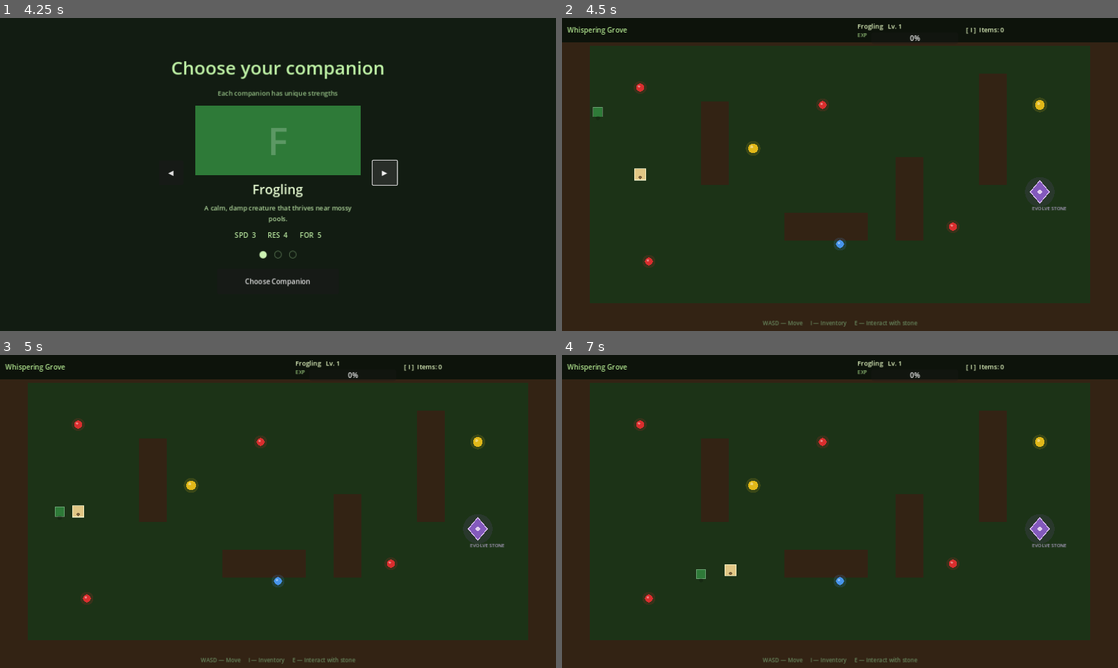
Above: before the commit, frames 1-4 (two rows, left to right).
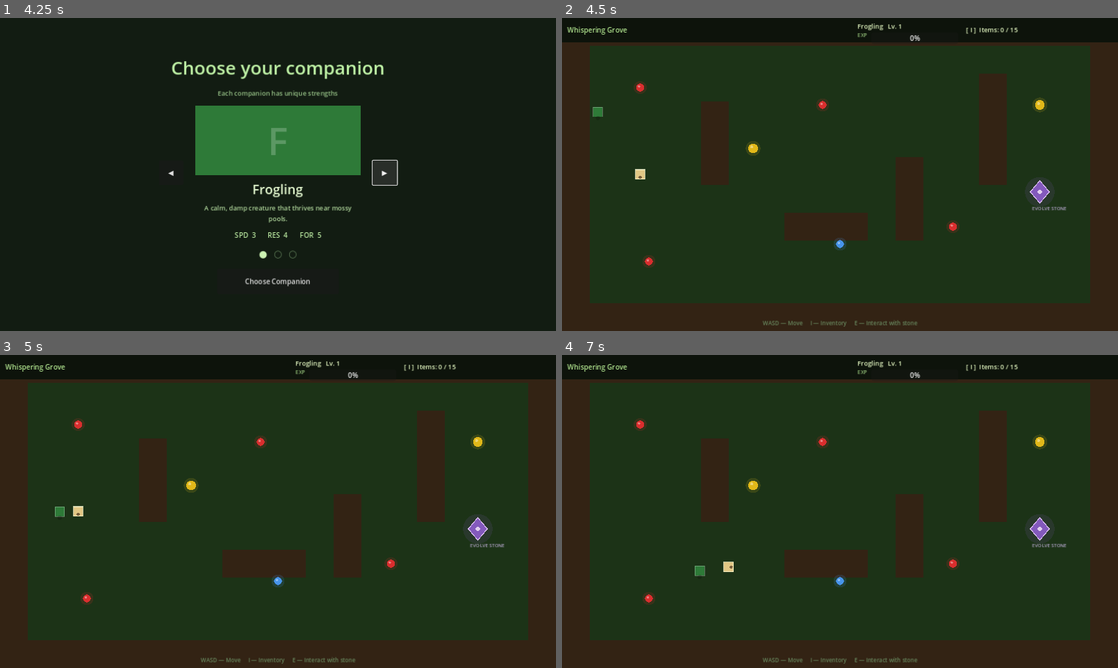
Above: after the commit, the same moments.

Repository: humoodkattaf1-sys/news-bot
Game: Godot game, scene res://scenes/TitleScene.tscn
Two runs of this game, one before a commit and one after it. Both use one fixed random seed, a clock stepped at 60 frames per second and the inputs below.
Inputs (mouse positions are in pixels of both pictures, inside the frame that each line leads up to):
- Up to frame 1 (4.25 s): click "New Game" at 0.5 s; click (278, 224) at 1.27 s; type "Alex" at 1.35 s; click "Begin →" at 2 s; click "◀" at 2.75 s; click "▶" at 3.5 s
- Up to frame 2 (4.5 s): click "Choose Companion" at 4.25 s
- Up to frame 3 (5 s): no input
- Up to frame 4 (7 s): tap Enter (confirm) at 5, 5.85 s; hold D (move_right) 5.03-5.78 s; hold Enter (confirm) 5.03-5.78 s; hold S (move_down) 5.78-6.53 s; hold D (move_right) from 6.53 s (still down); hold Enter (confirm) from 6.53 s (still down)

Frame 1 is identical in both runs. In frame 2, less than 0.1% of the frame differs, in the area x 13-82%, y 3-52%; in frame 3, less than 0.1%; in frame 4, 0.2%, in the area x 23-82%, y 3-72%.

Commit message:
Implement protagonist growth system (Child → Teen milestone)
Growth stages are defined in data/growth_stages.json with three levels
(Child/Teen/Young Adult). Each stage carries speed, carry_capacity,
clothing_slots, and draw_size values. GrowthSystem.gd exposes typed
accessors so any system can query the current player stats without
hardcoding values.

Player.gd now reads speed and draw_size from GrowthSystem on every frame,
so the protagonist is visibly larger and faster after each milestone. The
direction dot scales with body size. queue_redraw() fires on direction
change to keep the visual current.

story_event_1 now sets advances_player_age: true, triggering the
Child → Teen transition after the creature's first evolution. The
dialogue was updated to set up the growth reveal narratively.

StoryScene was rebuilt from scratch: apply_rewards() is now called (fixing
a bug where clothing unlocks and age advancement were silently skipped);
a guard prevents double-application on repeated loads. After the last
dialogue line, if age advanced, a GrowthPanel replaces the dialogue box
showing "Child → Teen" in gold, plus a delta summary of what improved
(Move +30 · Bag +5 · Clothing slot unlocked). Pressing confirm routes
to the end screen as before.

ExploreScene items label now shows "Items: N / capacity" so players can
see their carry limit grow with each milestone.

https://claude.ai/code/session_01L2e11aX1RgKKY6waKZuC6D

Diff:
--- /dev/null
+++ b/game/data/growth_stages.json
@@ -0,0 +1,29 @@
+[
+  {
+    "id": "child",
+    "stage": 0,
+    "display_name": "Child",
+    "speed": 170,
+    "carry_capacity": 15,
+    "clothing_slots": 1,
+    "draw_size": 22
+  },
+  {
+    "id": "teen",
+    "stage": 1,
+    "display_name": "Teen",
+    "speed": 200,
+    "carry_capacity": 20,
+    "clothing_slots": 2,
+    "draw_size": 27
+  },
+  {
+    "id": "young_adult",
+    "stage": 2,
+    "display_name": "Young Adult",
+    "speed": 215,
+    "carry_capacity": 25,
+    "clothing_slots": 2,
+    "draw_size": 32
+  }
+]
--- a/game/data/story_events.json
+++ b/game/data/story_events.json
@@ -8,13 +8,13 @@
       "The Grove stirs. The trees lean inward.",
       "An elder figure emerges from the mist.",
       "\"You have cared well. Your companion has answered.\"",
-      "\"The wilds beyond await — when you are ready.\"",
-      "The path forward shimmers, then slowly fades.",
-      "[ To be continued... ]"
+      "\"The bond between you has deepened you both.\"",
+      "A warm light settles around your shoulders.",
+      "\"You carry more now — in heart, and in stride.\""
     ],
     "grants_item": null,
     "unlocks_area": null,
     "unlocks_clothing": ["forest_cloak", "swift_band", "bark_vest"],
-    "advances_player_age": false
+    "advances_player_age": true
   }
 ]
--- a/game/entities/Player.gd
+++ b/game/entities/Player.gd
@@ -1,8 +1,5 @@
 extends CharacterBody2D
 
-const SPEED := 180.0
-
-# Slight bob offset — updated each frame so the companion can smooth-follow.
 var facing := Vector2.DOWN
 
 func _ready() -> void:
@@ -12,13 +9,13 @@
 	var dir := Input.get_vector("move_left", "move_right", "move_up", "move_down")
 	if dir != Vector2.ZERO:
 		facing = dir.normalized()
-	velocity = dir * SPEED
+		queue_redraw()
+	velocity = dir * GrowthSystem.speed()
 	move_and_slide()
 
 func _draw() -> void:
-	# Body — warm beige square
-	draw_rect(Rect2(-13, -13, 26, 26), Color(0.88, 0.78, 0.52, 1.0))
-	# Outline
-	draw_rect(Rect2(-13, -13, 26, 26), Color(1.0, 1.0, 0.85, 0.70), false, 2.0)
-	# Direction dot so the player knows which way they face
-	draw_circle(facing * 7.0, 3.5, Color(0.40, 0.30, 0.18, 0.85))
+	var sz := GrowthSystem.draw_size()
+	var h  := sz * 0.5
+	draw_rect(Rect2(-h, -h, sz, sz), Color(0.88, 0.78, 0.52, 1.0))
+	draw_rect(Rect2(-h, -h, sz, sz), Color(1.0, 1.0, 0.85, 0.70), false, 2.0)
+	draw_circle(facing * (h * 0.54), 3.5, Color(0.40, 0.30, 0.18, 0.85))
--- a/game/scenes/ExploreScene.gd
+++ b/game/scenes/ExploreScene.gd
@@ -138,7 +138,7 @@
 	var total := 0
 	for v: int in GameState.player.inventory.values():
 		total += v
-	$UI/ItemsLabel.text = "[ I ]  Items: %d" % total
+	$UI/ItemsLabel.text = "[ I ]  Items: %d / %d" % [total, GrowthSystem.carry_capacity()]
 
 func _refresh_resource_strip() -> void:
 	# Show each food type and count in a compact strip just below the top bar.
--- a/game/scenes/StoryScene.gd
+++ b/game/scenes/StoryScene.gd
@@ -2,26 +2,73 @@
 
 const EVENT_ID := "story_event_1"
 
+enum _Phase { DIALOGUE, GROWTH }
+
 var _lines:        Array  = []
 var _current_line: int    = 0
+var _phase:        _Phase = _Phase.DIALOGUE
+var _old_stage:    int    = 0
+var _age_advanced: bool   = false
 
 func _ready() -> void:
-	var event := StorySystem.get_event(EVENT_ID)
-	_lines = event.get("dialogue", [])
-	StorySystem.mark_seen(EVENT_ID)
-	_show_line()
+	var event  := StorySystem.get_event(EVENT_ID)
+	_lines      = event.get("dialogue", [])
+	_old_stage  = GameState.player.age_stage
+
+	# Apply rewards and mark seen exactly once; guards against replayed loads.
+	if not StorySystem.has_seen(EVENT_ID):
+		StorySystem.apply_rewards(EVENT_ID)
+		StorySystem.mark_seen(EVENT_ID)
+
+	_age_advanced = GameState.player.age_stage > _old_stage
+	_show_dialogue()
 
 func _unhandled_input(event: InputEvent) -> void:
 	if event.is_action_pressed("confirm"):
 		_advance()
 
+# ── Phase stepping ────────────────────────────────────────────────────────────
+
 func _advance() -> void:
-	_current_line += 1
-	if _current_line >= _lines.size():
-		SceneManager.go_to("end_screen")
-	else:
-		_show_line()
+	match _phase:
+		_Phase.DIALOGUE:
+			_current_line += 1
+			if _current_line >= _lines.size():
+				if _age_advanced:
+					_phase = _Phase.GROWTH
+					_show_growth()
+				else:
+					SceneManager.go_to("end_screen")
+			else:
+				_show_dialogue()
+		_Phase.GROWTH:
+			SceneManager.go_to("end_screen")
 
-func _show_line() -> void:
-	if has_node("UI/DialogueLabel"):
-		$UI/DialogueLabel.text = _lines[_current_line]
+# ── Display helpers ───────────────────────────────────────────────────────────
+
+func _show_dialogue() -> void:
+	$UI/DialoguePanel.visible = true
+	$UI/GrowthPanel.visible   = false
+	$UI/DialoguePanel/VBox/DialogueLabel.text = _lines[_current_line]
+
+func _show_growth() -> void:
+	$UI/DialoguePanel.visible = false
+	$UI/GrowthPanel.visible   = true
+
+	var old_def := DataLoader.get_growth_stage(_old_stage)
+	var new_def := DataLoader.get_growth_stage(GameState.player.age_stage)
+
+	$UI/GrowthPanel/VBox/GrowthLabel.text = "%s  \u2192  %s" % [
+		old_def.get("display_name", "?"),
+		new_def.get("display_name", "?"),
+	]
+
+	# Build a delta summary of what changed.
+	var parts: Array = []
+	var spd_delta  := int(new_def.get("speed", 0))         - int(old_def.get("speed", 0))
+	var cap_delta  := int(new_def.get("carry_capacity", 0)) - int(old_def.get("carry_capacity", 0))
+	var slot_delta := int(new_def.get("clothing_slots", 1)) - int(old_def.get("clothing_slots", 1))
+	if spd_delta  > 0: parts.append("Move  +%d" % spd_delta)
+	if cap_delta  > 0: parts.append("Bag  +%d" % cap_delta)
+	if slot_delta > 0: parts.append("Clothing slot unlocked")
+	$UI/GrowthPanel/VBox/GrowthStats.text = "   \u00b7   ".join(parts)
--- a/game/scenes/StoryScene.tscn
+++ b/game/scenes/StoryScene.tscn
@@ -4,3 +4,86 @@
 
 [node name="StoryScene" type="Node2D"]
 script = ExtResource("1")
+
+; ── Atmospheric background ────────────────────────────────────────────────────
+[node name="BgLayer" type="CanvasLayer" parent="."]
+layer = -1
+
+[node name="BG" type="ColorRect" parent="BgLayer"]
+anchor_right = 1.0
+anchor_bottom = 1.0
+color = Color(0.05, 0.10, 0.05, 1.0)
+
+; ── UI layer ──────────────────────────────────────────────────────────────────
+[node name="UI" type="CanvasLayer" parent="."]
+layer = 10
+
+; Area label — top-left
+[node name="AreaLabel" type="Label" parent="UI"]
+position = Vector2(20, 16)
+text = "Whispering Grove"
+theme_override_font_sizes/font_size = 15
+theme_override_colors/font_color = Color(0.55, 0.72, 0.44, 0.80)
+
+; ── Dialogue panel ────────────────────────────────────────────────────────────
+[node name="DialoguePanel" type="PanelContainer" parent="UI"]
+anchor_left = 0.5
+anchor_right = 0.5
+offset_left = -440.0
+offset_top = 220.0
+offset_right = 440.0
+offset_bottom = 560.0
+
+[node name="VBox" type="VBoxContainer" parent="UI/DialoguePanel"]
+theme_override_constants/separation = 18
+
+[node name="DialogueLabel" type="Label" parent="UI/DialoguePanel/VBox"]
+custom_minimum_size = Vector2(840, 200)
+text = ""
+autowrap_mode = 3
+horizontal_alignment = 1
+theme_override_font_sizes/font_size = 19
+theme_override_colors/font_color = Color(0.92, 0.95, 0.85, 1.0)
+
+[node name="AdvanceHint" type="Label" parent="UI/DialoguePanel/VBox"]
+horizontal_alignment = 1
+text = "[ Space / Enter ] continue"
+theme_override_font_sizes/font_size = 13
+theme_override_colors/font_color = Color(0.50, 0.66, 0.42, 0.80)
+
+; ── Growth reveal panel (hidden until protagonist age advances) ───────────────
+[node name="GrowthPanel" type="PanelContainer" parent="UI"]
+anchor_left = 0.5
+anchor_right = 0.5
+offset_left = -360.0
+offset_top = 180.0
+offset_right = 360.0
+offset_bottom = 560.0
+visible = false
+
+[node name="VBox" type="VBoxContainer" parent="UI/GrowthPanel"]
+theme_override_constants/separation = 16
+
+[node name="GrowthTitle" type="Label" parent="UI/GrowthPanel/VBox"]
+text = "You have grown."
+horizontal_alignment = 1
+theme_override_font_sizes/font_size = 22
+theme_override_colors/font_color = Color(0.96, 0.94, 0.80, 1.0)
+
+[node name="GrowthLabel" type="Label" parent="UI/GrowthPanel/VBox"]
+text = "Child  \u2192  Teen"
+horizontal_alignment = 1
+theme_override_font_sizes/font_size = 28
+theme_override_colors/font_color = Color(0.95, 0.82, 0.28, 1.0)
+
+[node name="GrowthStats" type="Label" parent="UI/GrowthPanel/VBox"]
+text = ""
+horizontal_alignment = 1
+theme_override_font_sizes/font_size = 15
+theme_override_colors/font_color = Color(0.78, 0.90, 0.68, 1.0)
+
+[node name="GrowthHint" type="Label" parent="UI/GrowthPanel/VBox"]
+text = "[ Space / Enter ] continue"
+horizontal_alignment = 1
+theme_override_font_sizes/font_size = 13
+theme_override_colors/font_color = Color(0.50, 0.66, 0.42, 0.80)
--- a/game/systems/DataLoader.gd
+++ b/game/systems/DataLoader.gd
@@ -7,6 +7,7 @@
 	"clothing":         "res://data/clothing.json",
 	"areas":            "res://data/areas.json",
 	"story_events":     "res://data/story_events.json",
+	"growth_stages":    "res://data/growth_stages.json",
 }
 
 static var _cache: Dictionary = {}
@@ -70,6 +71,19 @@
 static func get_story_event(id: String) -> Dictionary:
 	return _find(_load("story_events"), id)
 
+# ── Growth stages ─────────────────────────────────────────────────────────────
+
+## Returns the stage definition whose "stage" integer matches the given index.
+static func get_growth_stage(stage: int) -> Dictionary:
+	for entry: Dictionary in _load("growth_stages"):
+		if entry.get("stage") == stage:
+			return entry
+	push_warning("DataLoader: growth stage %d not found" % stage)
+	return {}
+
+static func get_all_growth_stages() -> Array:
+	return _load("growth_stages")
+
 # ── Internal ──────────────────────────────────────────────────────────────────
 
 static func _load(key: String) -> Array:
--- /dev/null
+++ b/game/systems/GrowthSystem.gd
@@ -0,0 +1,25 @@
+class_name GrowthSystem
+
+## Returns the full stage definition dict for the player's current age_stage.
+static func current_stage_def() -> Dictionary:
+	return DataLoader.get_growth_stage(GameState.player.age_stage)
+
+## Movement speed in pixels/second for the current growth stage.
+static func speed() -> float:
+	return float(current_stage_def().get("speed", 170))
+
+## Maximum total item count the player can carry at the current growth stage.
+static func carry_capacity() -> int:
+	return int(current_stage_def().get("carry_capacity", 15))
+
+## Number of clothing slots available (1 = protagonist outfit only, 2 = + creature accessory).
+static func clothing_slots() -> int:
+	return int(current_stage_def().get("clothing_slots", 1))
+
+## Side length in pixels used to draw the protagonist square.
+static func draw_size() -> float:
+	return float(current_stage_def().get("draw_size", 22))
+
+## Human-readable label for the current stage (e.g. "Child", "Teen").
+static func display_name() -> String:
+	return current_stage_def().get("display_name", "Child")
